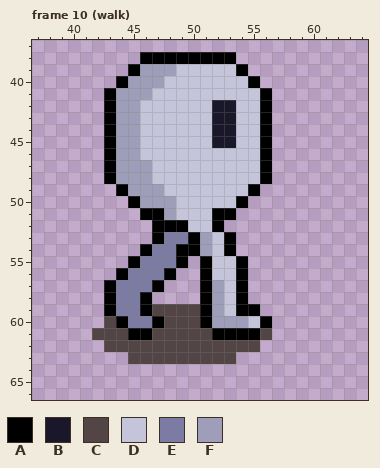
Edited in one commit: pixel-art file (resources/textures/Sprite-0002.aseprite). Above, as it was before the edit.
100x100 pixels, 14 frames. Shown: frame 10 (walk): x 37..64, y 37..66. The commit also changed other frames, which this record leaves out.
Visible layers, top first: "main", "shadow".
Palette (. is transparent): A #000000  B #191729  C #534545  D #c4c4db  E #7b7ba4  F #9e9ebb
Pixels before, frame 10 (walk), first column x 42:
38 ....AAAAAAAA...
39 ...AFFFDDDDDA..
40 ..AFFFDDDDDDDA.
41 .AFFFDDDDDDDDDA
42 .AFFDDDDDDBBDDA
43 .AFFDDDDDDBBDDA
44 .AFFDDDDDDBBDDA
45 .AFFDDDDDDBBDDA
46 .AFFDDDDDDDDDDA
47 .AFFFDDDDDDDDDA
48 .AFFFDDDDDDDDDA
49 ..AFFFDDDDDDDA.
50 ...AFFFDDDDDA..
51 ....AAFDDDAA...
52 .....AAADDA....
53 .....AEEAFDA...
54 ....AEEAAFDA...
55 ...AEEEA.ADDA..
56 ..AEEEA..ADDA..
57 .AEEEA...AFDA..
58 .AEEA....AFDA..
59 .AEEACCCCAFDAA.
60 .CAEEACCCAFFFDA
61 CCCAACCCCCAAAAC
62 .CCCCCCCCCCCCC.
63 ...CCCCCCCCC...
New version:
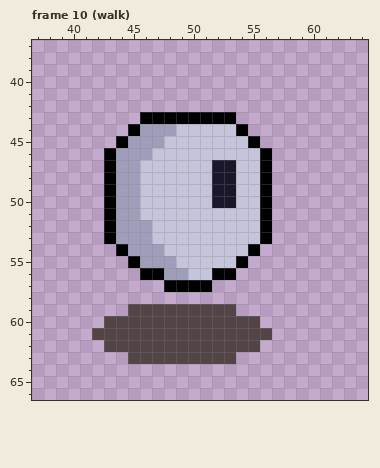
Change:
Changed rows in their new state; - is an unchanged pixel.
Frame 10 (walk), layer "main":
first column x 43:
38 ---........---
39 --..........--
40 -............-
41 ..............
42 ..............
43 ...AAAAAAAA...
44 ..AFFF---DDA..
45 .A-FF----DD-A.
46 ---F----------
47 ---D-----BB---
48 ---D-----BB---
49 AF-DD----BB-DA
50 AFFDDD---BBDDA
51 AFFDDD---DDDDA
52 AFFFDDD--DDDDA
53 AFFFDDDDD-DDDA
54 -AFFFDDDD-DDA-
55 ---FFFDDD-----
56 -..AAFFDDAA.--
57 .....AAA-...--
58 ....----....--
59 ..CC----CCC..-
60 -CCCC---CCCCC.
61 --CC-----CCCC-
